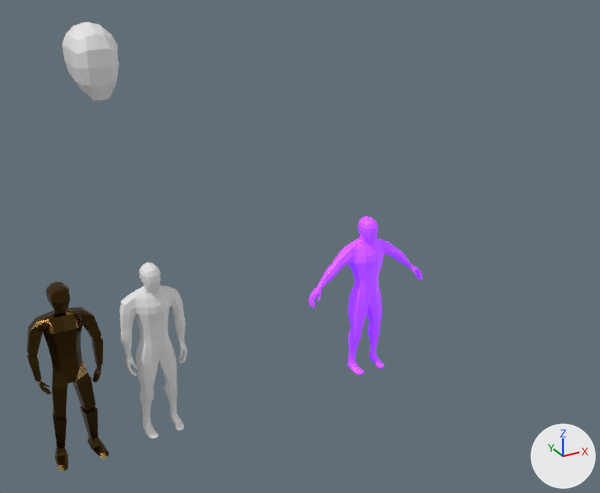
The Blender file Blender/Balen2.blend as it was, and as the next commit left it.
Camera for both pictures: a 50 mm camera at (-5.7, -18.04, 11.02) aimed at (4.83, 1.11, 1.44). Arrows for +X, +Y and +Z are at lower right; the lights stay in place.

The scene before the commit, as lines of its bpy script (objects in view):
```python
me_cube_001 = bpy.data.meshes.new('Cube.001')
me_cube_001.from_pydata(...)  # 98 vertices, 96 faces; spans x -0.62..0.62, y -0.84..0.81, z -0.88..1.0
me_cube_003 = bpy.data.meshes.new('Cube.003')
me_cube_003.from_pydata(...)  # 691 vertices, 691 faces; spans x 0.0..3.8, y -2.4..1.4, z -14.1..5.2
me_cube_009 = bpy.data.meshes.new('Cube.009')
me_cube_009.from_pydata(...)  # 1496 vertices, 1532 faces; spans x -1.89..1.89, y -0.47..0.36, z -2.0..2.77
me_cube_009.materials.append(mat_material_001)  # pink #e75ad3
ob_cube = bpy.data.objects.new('Cube', me_cube_001)
ob_cube.location = (0.0, 3.51, 6.75)
ob_cube_003 = bpy.data.objects.new('Cube.003', me_cube_003)
ob_cube_003.location = (0.0, 0.05, 0.77)
ob_cube_003.scale = (0.223, 0.223, 0.223)
_m = ob_cube_003.modifiers.new('Mirror', 'MIRROR')
_m.use_clip = True
ob_cube_004 = bpy.data.objects.new('Cube.004', me_cube_009)
ob_cube_004.location = (6.42, 0.0, -0.37)
# also in view: 'BaseModel.001' at (-2.25, -0.13, 0.0)
```
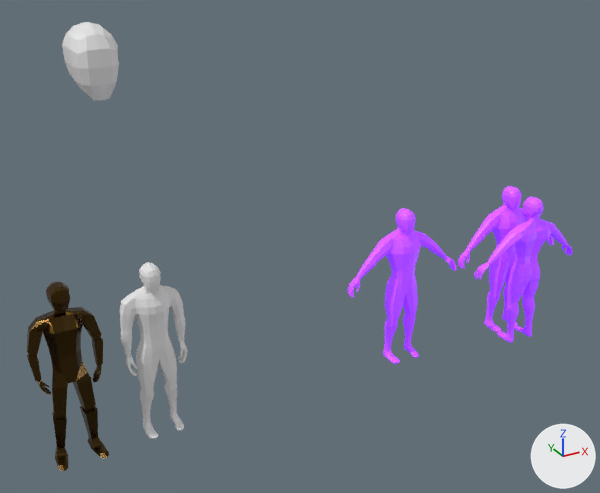
Pixel boxes (x1, y1, x2, y2) of what changed, in the pictures (600 x 493 px):
'Cube.004', moved
    before: (309, 216, 422, 375)
    after: (458, 186, 554, 332)
'Cube.005', added
    after: (348, 208, 456, 364)
'Cube.002', added
    after: (474, 197, 573, 343)

The change, as a diff of the scene's bpy script:
```diff
--- a/Blender/Balen2.blend.py
+++ b/Blender/Balen2.blend.py
@@ me_cube_004 @@
+me_cube_004.from_pydata(...)  # 1504 vertices, 1540 faces; spans x -1.89..1.89, y -0.47..0.36, z -2.0..2.77
+me_cube_004.materials.append(mat_material_001)  # pink #e75ad3
@@ ob_cube_004 @@
 ob_cube_004 = bpy.data.objects.new('Cube.004', me_cube_009)
-ob_cube_004.location = (6.42, 0.0, -0.37)
+ob_cube_004.location = (11.72, 0.0, -0.37)
@@ ob_cube_005 @@
+ob_cube_005 = bpy.data.objects.new('Cube.005', me_cube_004)
+ob_cube_005.location = (7.71, 0.0, -0.37)
@@ ob_cube_002 @@
+ob_cube_002 = bpy.data.objects.new('Cube.002', me_cube_009)
+ob_cube_002.location = (11.64, -0.94, -0.37)
+ob_cube_002.rotation_euler = (0.0, 0.0, -3.142)  # degrees (0, 0, -180)
```
